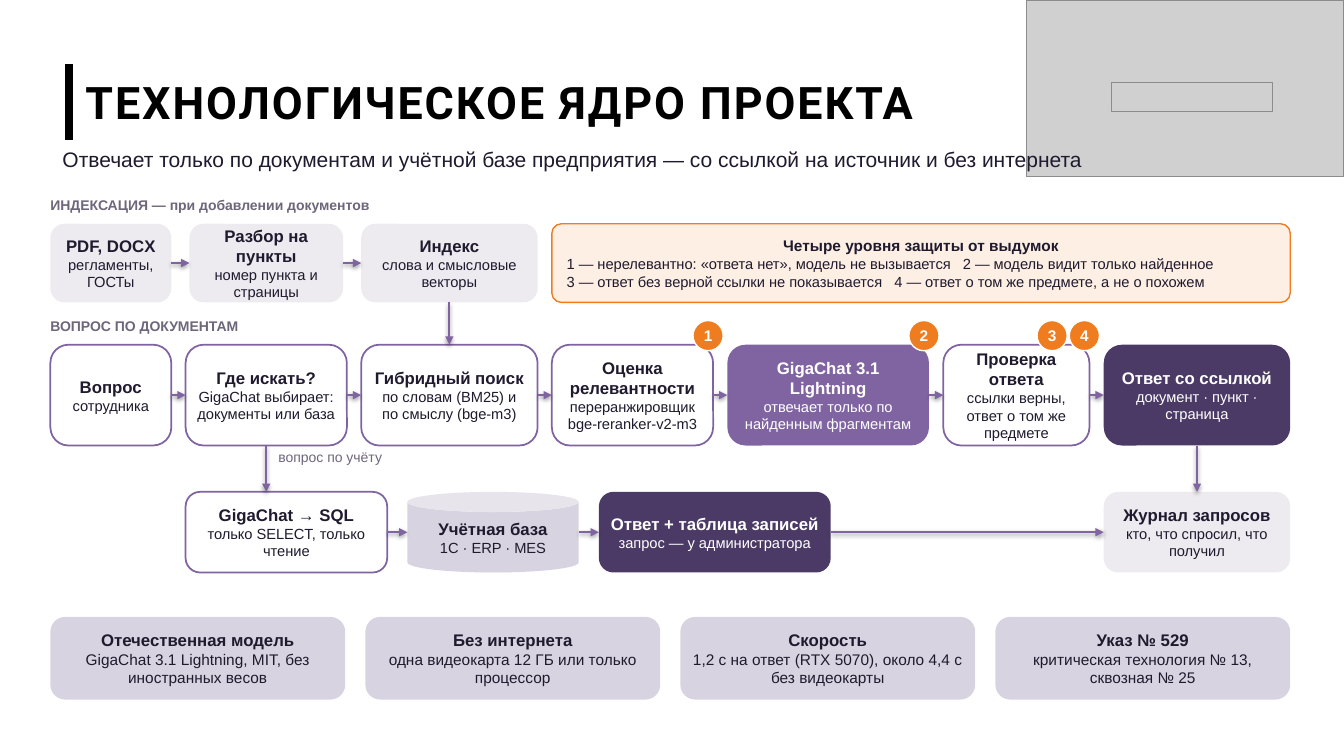
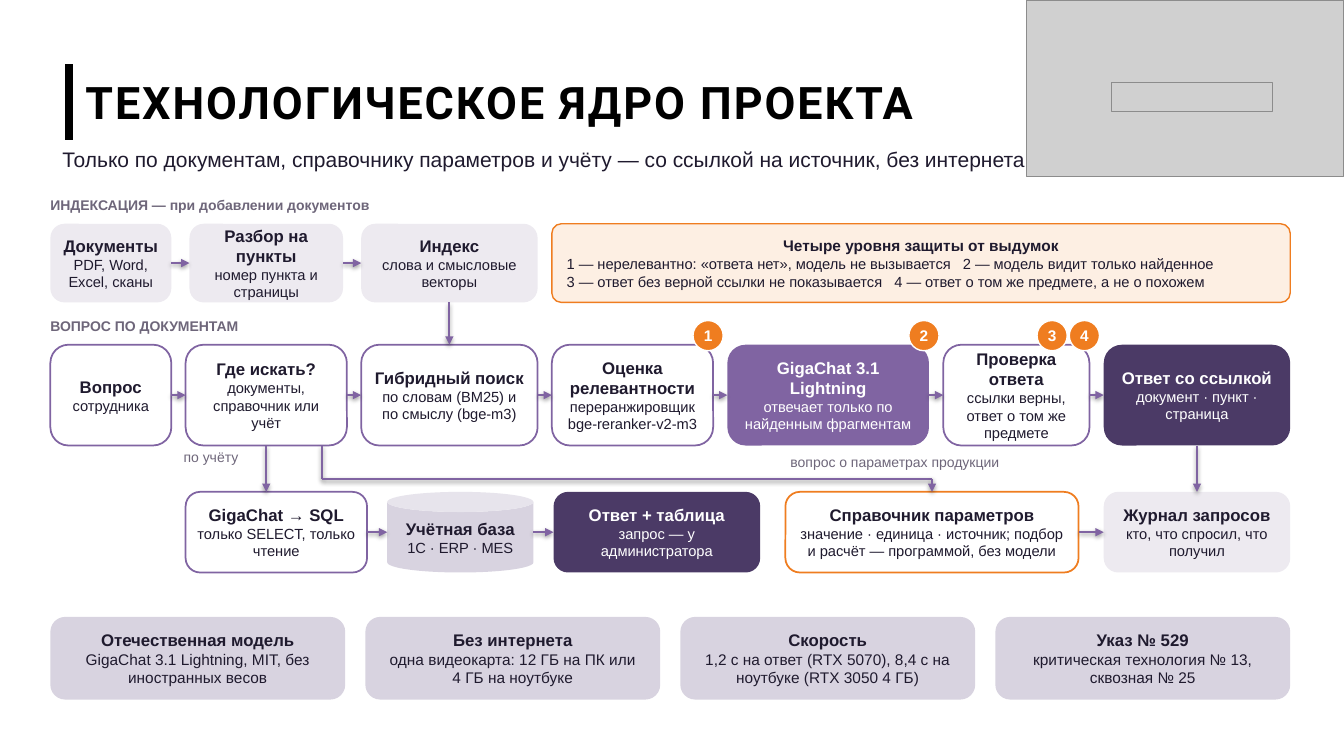
Before and after one commit to imaO0O/acselerator, a slide deck: slide 6 of docs/slides/prezentatsiya.pptx. Drawn at 1344x756 pixels with LibreOffice and Linux fonts; fonts in the diff are those of the drawing; grey boxes stand for pictures; background and template pictures are left out. Boxes give left, top, right and bottom in pixels: in the first picture for what was removed or moved away, otherwise in the second. Text is boxed around its words. In the diff, an @@ line names an element or a change of style, - is before the commit and + after.

```diff
--- a/docs/slides/prezentatsiya.pptx
+++ b/docs/slides/prezentatsiya.pptx
@@ text at (62, 151, 1025, 171): text changed @@
-Отвечает только по документам и учётной базе предприятия — со ссылкой на источник и без интернета
+Только по документам, справочнику параметров и учёту — со ссылкой на источник, без интернета
@@ text in rounded rectangle at (64, 240, 158, 289): text changed @@
-PDF, DOCX
-регламенты, ГОСТы
+Документы
+PDF, Word, Excel, сканы
@@ text in rounded rectangle at (213, 385, 319, 431): text changed @@
-GigaChat выбирает: документы или база
+документы, справочник или учёт
@@ line added from (322, 446) to (322, 479), #8064A2 1.5 pt @@
@@ text at (184, 452, 239, 465): text changed @@
-вопрос по учёту
+по учёту
@@ line added from (322, 479) to (933, 479), #8064A2 1.5 pt @@
@@ text added at (790, 459, 1000, 470), 10 pt, text #6E667A @@
+вопрос о параметрах продукции
@@ arrow added from (933, 479) to (933, 492), #8064A2 1.5 pt @@
@@ rounded rectangle "GigaChat → SQL": place and size @@
-rounded rectangle "GigaChat → SQL" at (186, 492, 387, 573)
+rounded rectangle "GigaChat → SQL" at (186, 492, 367, 573)
@@ cylinder "Учётная база": place and size @@
-cylinder "Учётная база" at (407, 492, 579, 573)
+cylinder "Учётная база" at (387, 492, 533, 573)
@@ rounded rectangle "Ответ + таблица": place and size @@
-rounded rectangle "Ответ + таблица" at (599, 492, 831, 573)
+rounded rectangle "Ответ + таблица" at (554, 492, 760, 573)
@@ text in rounded rectangle at (589, 508, 724, 525): text changed @@
-Ответ + таблица записей
+Ответ + таблица
@@ rounded rectangle added at (785, 492, 1079, 573), fill #FFFFFF, outline #EF7D20 1.25 pt, 10.5 pt, text #1F1A2E @@
+Справочник параметров
+значение · единица · источник; подбор и расчёт — программой, без модели
@@ arrow moved from (387, 532) - (407, 532) to (367, 532) - (387, 532) @@
@@ arrow moved from (579, 532) - (599, 532) to (533, 532) - (554, 532) @@
@@ arrow moved from (831, 532) - (1104, 532) to (1079, 532) - (1104, 532) @@
@@ text in rounded rectangle at (390, 654, 635, 686): text changed @@
-одна видеокарта 12 ГБ или только процессор
+одна видеокарта: 12 ГБ на ПК или 4 ГБ на ноутбуке
@@ text in rounded rectangle at (705, 654, 950, 686): text changed @@
-1,2 с на ответ (RTX 5070), около 4,4 с без видеокарты
+1,2 с на ответ (RTX 5070), 8,4 с на ноутбуке (RTX 3050 4 ГБ)
```
Also in this commit, not shown: 10 other slides changed, 5 other files.
